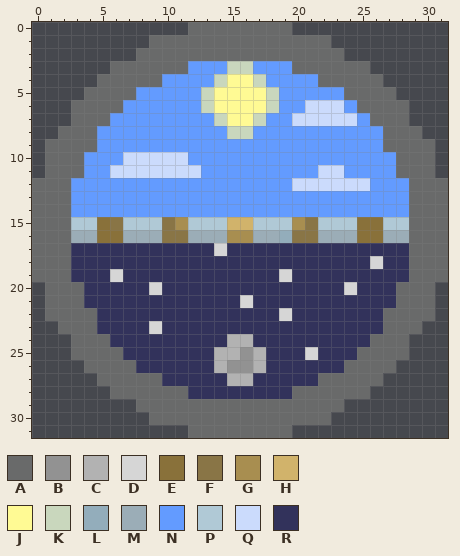
A pixel-art sprite gets an edit: Assets/Sprites/sunDIal.png. The picture above is the old version.
The file is 32x32 pixels. Colours within 5 levels of each other are drawn and written as one.
Palette (. is transparent): A #696a6a  B #929292  C #b2b2b2  D #d6d6d6  E #89713a  F #897546  G #a88e50  H #d1b36b  J #fffa94  K #c9d7bd  L #93adbb  M #9badb7  N #639bff  P #b0c9d6  Q #cbdbfc  R #32325b
Pixels before, first column x 0:
 0 ............AAAAAAAA............
 1 .........AAAAAAAAAAAAAA.........
 2 ........AAAAAAAAAAAAAAAA........
 3 ......AAAAAANNNKKNNNAAAAAA......
 4 .....AAAAANNNNKJJKNNNNAAAAA.....
 5 ....AAAANNNNNKJJJJKNNNNNAAAA....
 6 ...AAAANNNNNNKJJJJKNNQQQNAAAA...
 7 ...AAANNNNNNNNKJJKNNQQQQQNAAA...
 8 ..AAANNNNNNNNNNKKNNNNNNNNNNAAA..
 9 .AAAANNNNNNNNNNNNNNNNNNNNNNAAAA.
10 .AAANNNQQQQQNNNNNNNNNNNNNNNNAAA.
11 .AAANNQQQQQQQNNNNNNNNNQQNNNNAAA.
12 AAANNNNNNNNNNNNNNNNNQQQQQQNNNAAA
13 AAANNNNNNNNNNNNNNNNNNNNNNNNNNAAA
14 AAANNNNNNNNNNNNNNNNNNNNNNNNNNAAA
15 AAAPPEFPPPFGPPPHHPPPGFPPPEEPPAAA
16 AAAMMEEMMMFFMMMGGMMLFFMMMEEMMAAA
17 AAARRRRRRRRRRRDRRRRRRRRRRRRRRAAA
18 AAARRRRRRRRRRRRRRRRRRRRRRRDRRAAA
19 AAARRRDRRRRRRRRRRRRDRRRRRRRRRAAA
20 .AAARRRRRDRRRRRRRRRRRRRRDRRRAAA.
21 .AAARRRRRRRRRRRRDRRRRRRRRRRRAAA.
22 .AAAARRRRRRRRRRRRRRDRRRRRRRAAAA.
23 ..AAARRRRDRRRRRRRRRRRRRRRRRAAA..
24 ...AAARRRRRRRRRCCRRRRRRRRRAAA...
25 ...AAAARRRRRRRCCBCRRRDRRRAAAA...
26 ....AAAARRRRRRCBBCRRRRRRAAAA....
27 .....AAAAARRRRRCCRRRRRAAAAA.....
28 ......AAAAAARRRRRRRRAAAAAA......
29 ........AAAAAAAAAAAAAAAA........
30 .........AAAAAAAAAAAAAA.........
31 ............AAAAAAAA............
After:
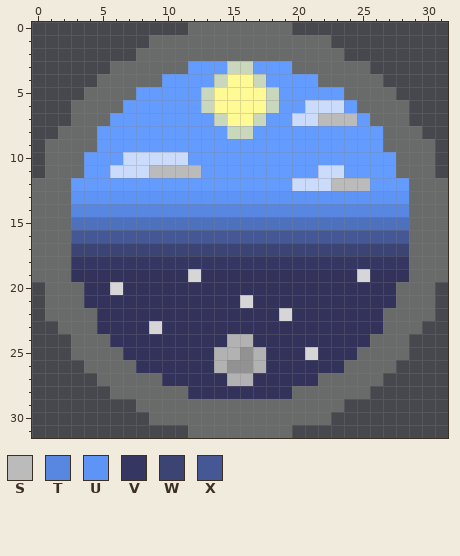
Colours new in this view: S #bbbbbb  T #5787e1  U #5e94f5  V #353762  W #3c4474  X #455895
What changed:
Colour P changes from #b0c9d6 to #4e71bd.
Colour R gives way to colour D in row 19 at x 12 and 25; in row 20 at x 6.
Colour E gives way to colour P in row 15 at x 5 and 25 to 26.
Colour F gives way to colour P in row 15 at x 6, 10 and 21.
Colour G gives way to colour P in row 15 at x 11 and 20.
Colour H gives way to colour P in row 15 at x 15 to 16.
Colour D gives way to colour R in row 19 at x 6 and 19; in row 20 at x 9 and 24.
Colour Q gives way to colour S in row 7 at x 22 to 24; in row 11 at x 9 to 12; in row 12 at x 23 to 25.
Colour N gives way to colour T in row 14 at x 3 to 28.
Colour N gives way to colour U in row 13 at x 3 to 28.
Colour D gives way to colour V in row 18 at x 26.
Colour R gives way to colour V in row 18 at x 3 to 25 and 27 to 28.
Colour D gives way to colour W in row 17 at x 14.
Colour R gives way to colour W in row 17 at x 3 to 13 and 15 to 28.
Colour E gives way to colour X in row 16 at x 5 to 6 and 25 to 26.
Colour F gives way to colour X in row 16 at x 10 to 11 and 20 to 21.
Colour G gives way to colour X in row 16 at x 15 to 16.
Colour L gives way to colour X in row 16 at x 19.
Colour M gives way to colour X in row 16 at x 3 to 4, 7 to 9, 12 to 14, 17 to 18, 22 to 24 and 27 to 28.
Where, in picture pixels (left, top, right, bottom), the same in both pictures:
changed: (318, 113, 357, 126)
changed: (71, 165, 409, 295)
